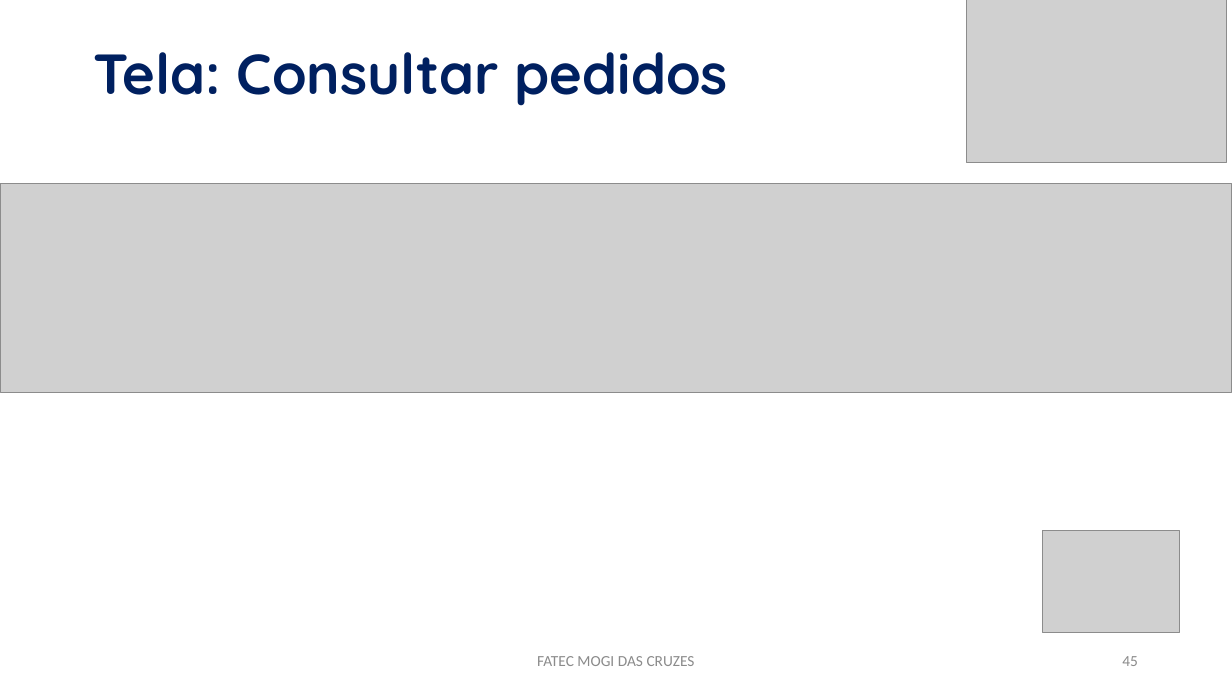
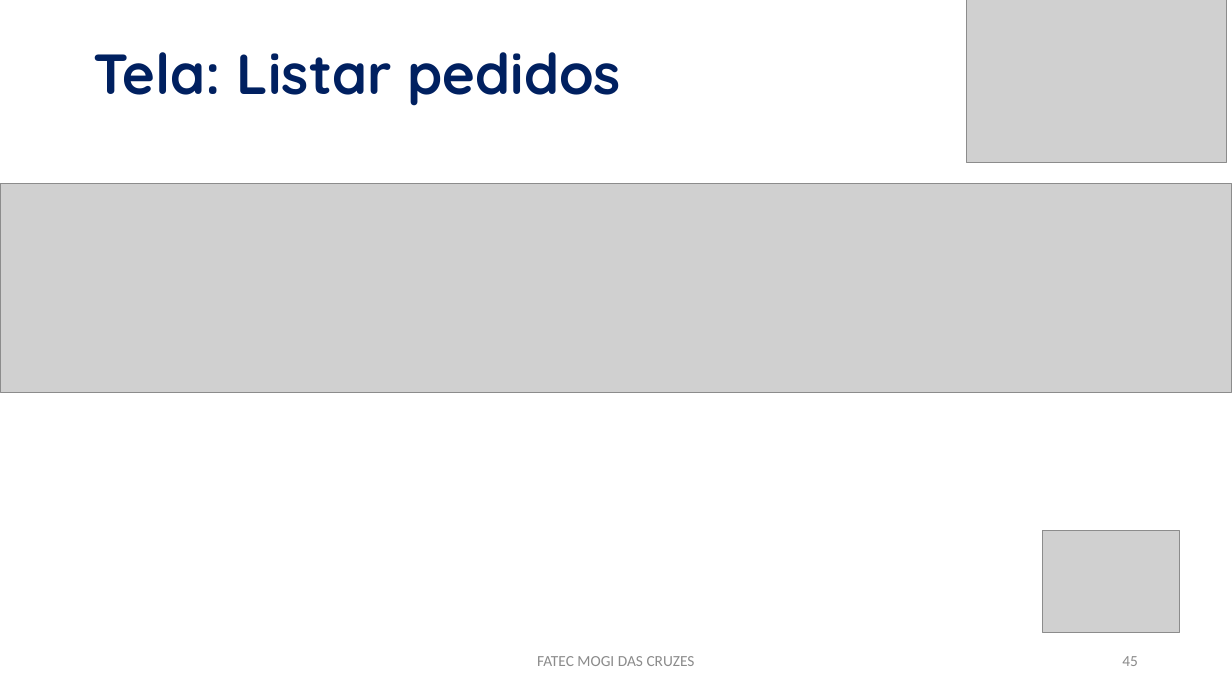
Before and after one commit to PabloLuiz1/buiatchaka-jogos, a slide deck: slide 45 of APRESENTAÇÃO.pptx. Drawn at 1232x693 pixels with LibreOffice and Linux fonts; fonts in the diff are those of the drawing; grey boxes stand for pictures. Boxes give left, top, right and bottom in pixels: in the first picture for what was removed or moved away, otherwise in the second. Text is boxed around its words. In the diff, an @@ line names an element or a change of style, - is before the commit and + after.

```diff
--- a/APRESENTAÇÃO.pptx
+++ b/APRESENTAÇÃO.pptx
@@ title at (94,52,621,106): text changed @@
-Tela: Consultar pedidos
+Tela: Listar pedidos
```
Also in this commit, not shown: 4 other slides changed, 6 slides added, 36 other files.
